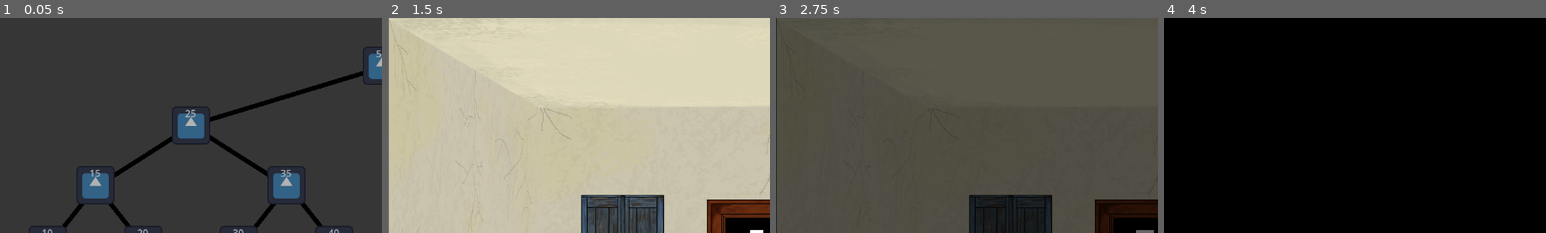
Above: before the commit, frames 1-4 (left to right).
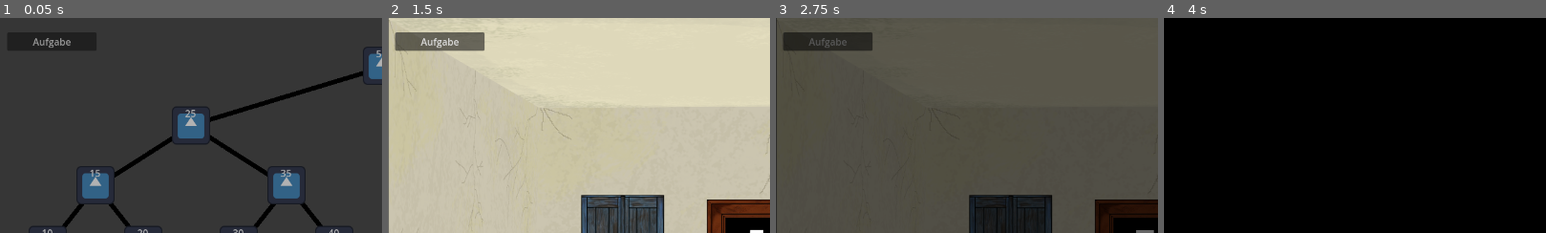
Above: after the commit, the same moments.

Repository: Combativ/AlgoDitTutorial
Game: Godot game, scene res://scenes/main.tscn
Same seed, same stepped clock (60 frames per second), same inputs: the game is played once before the commit and once after it. The engine's default icon, where the game draws it, is replaced by a stand-in: a white triangle on a blue panel in a dark square. Sound files missing from this copy of the repository are replaced by a short silence.
Inputs (mouse positions are % of the whole screen's width and height, from its top left):
- Up to frame 1 (0.05 s): no input
- Up to frame 2 (1.5 s): click (7, 5) at 0.5 s, where only the run after the commit has a clickable "Aufgabe"; move the mouse to (72, 45) at 1.27 s; click (72, 45) at 1.42 s
- Up to frame 3 (2.75 s): click (68, 60) at 2.02 s
- Up to frame 4 (4 s): drag from (30, 55) to (45, 70) at 2.77 s; click "Buildphase" at 3.5 s
The pictures show only the part of the screen within x 0-50%, y 0-50%; the shares and areas given below are measured in that part.

The runs differ from the first frame. In frame 1, 0.2% of the frame differs, in the area x 8-19%, y 9-14%; in frame 2, 2.0%, in the area x 1-26%, y 6-16%; in frame 3, 1.8%; in frame 4, nothing differs.

Commit message:
Task Window
Gibt ein Fenster, in welchem die aufgabe stehen aknn

Diff:
--- a/scenes/dialog_system/scenes/dialog_system.tscn
+++ b/scenes/dialog_system/scenes/dialog_system.tscn
@@ -8,6 +8,7 @@
 [ext_resource type="Texture2D" uid="uid://wreyh5unmm31" path="res://scenes/dialog_system/art/text_box.png" id="5_wyvk3"]
 [ext_resource type="Script" path="res://scenes/dialog_system/scripts/button_2.gd" id="6_qpihx"]
 [ext_resource type="PackedScene" uid="uid://j3oflwbbphny" path="res://scenes/dialog_system/scenes/error_window.tscn" id="8_bf4x1"]
+[ext_resource type="PackedScene" uid="uid://ngg0x7f22b0i" path="res://scenes/dialog_system/scenes/task_window.tscn" id="9_5jwbw"]
 
 [node name="dialog_system" type="Node2D"]
 script = ExtResource("1_wxxts")
@@ -74,3 +75,9 @@
 offset_right = 480.0
 offset_bottom = 537.0
 scale = Vector2(0.4, 0.4)
+
+[node name="TaskWindow" parent="." instance=ExtResource("9_5jwbw")]
+offset_left = -269.0
+offset_top = -749.0
+offset_right = -119.0
+offset_bottom = -614.0
--- /dev/null
+++ b/scenes/dialog_system/scenes/task_window.tscn
@@ -0,0 +1,30 @@
+[gd_scene load_steps=2 format=3 uid="uid://ngg0x7f22b0i"]
+
+[ext_resource type="Script" path="res://scenes/dialog_system/scripts/task_window.gd" id="1_ca0kf"]
+
+[node name="TaskWindow" type="VBoxContainer"]
+offset_left = 3.0
+offset_right = 233.0
+offset_bottom = 135.0
+script = ExtResource("1_ca0kf")
+
+[node name="Button" type="Button" parent="."]
+layout_mode = 2
+text = "Aufgabe
+"
+
+[node name="RichTextLabel" type="RichTextLabel" parent="."]
+visible = false
+custom_minimum_size = Vector2(150, 100)
+layout_mode = 2
+text = "filll ma asome askfj aödlkfj aölkdsfj alkdfj öalkd mföalksdmfölkasdöf jaölsdkfj ölasjdfö ladsföl jasödkj flasjdf ölölak sjdfölkajsd f"
+
+[node name="ColorRect" type="ColorRect" parent="RichTextLabel"]
+show_behind_parent = true
+layout_mode = 1
+anchors_preset = 15
+anchor_right = 1.0
+anchor_bottom = 1.0
+grow_horizontal = 2
+grow_vertical = 2
+color = Color(0, 0, 0, 0.422)
--- a/scenes/dialog_system/scripts/dialog_system.gd
+++ b/scenes/dialog_system/scripts/dialog_system.gd
@@ -141,8 +141,13 @@
 func get_audio_player() -> AudioPlayer:
 	return self.audio_player
 
+##returns this system's error window
 func get_error_window() -> ErrorWindow:
 	return $ErrorWindow
+
+##returns this system's task window
+func get_task_window() -> TaskWindow:
+	return $TaskWindow
 
 ##sets the text of it´s text_box to the transferred text
 func set_text(text: String) -> void:
--- /dev/null
+++ b/scenes/dialog_system/scripts/task_window.gd
@@ -0,0 +1,24 @@
+extends VBoxContainer
+class_name TaskWindow
+
+var task_hidden: bool = true
+var button_pressed: bool = false
+
+@onready var button: Button = $Button
+@onready var task: RichTextLabel = $RichTextLabel
+
+# Called when the node enters the scene tree for the first time.
+func _ready() -> void:
+	button.button_down.connect(func(): button_pressed = not button_pressed)
+	pass # Replace with function body.
+
+
+# Called every frame. 'delta' is the elapsed time since the previous frame.
+func _process(delta: float) -> void:
+	if (task_hidden and (button.is_hovered() or button_pressed)):
+		task.show()
+		task_hidden = false
+	elif(not task_hidden and not button.is_hovered() and not button_pressed):
+		task.hide()
+		task_hidden = true
+	pass
Not shown: 1 places in scenes/dialog_system/scenes/dialog_system.tscn that only renumber resources
